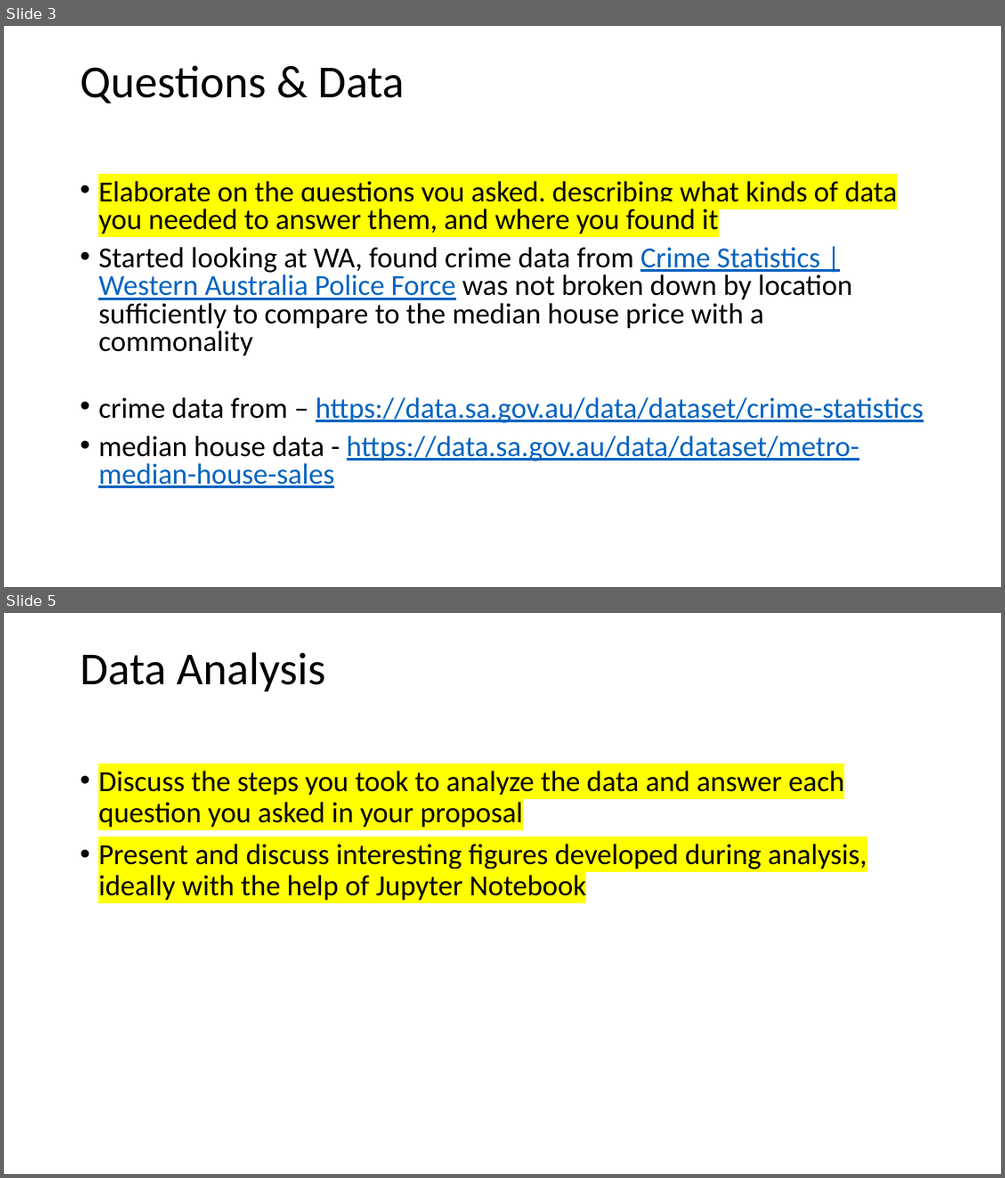
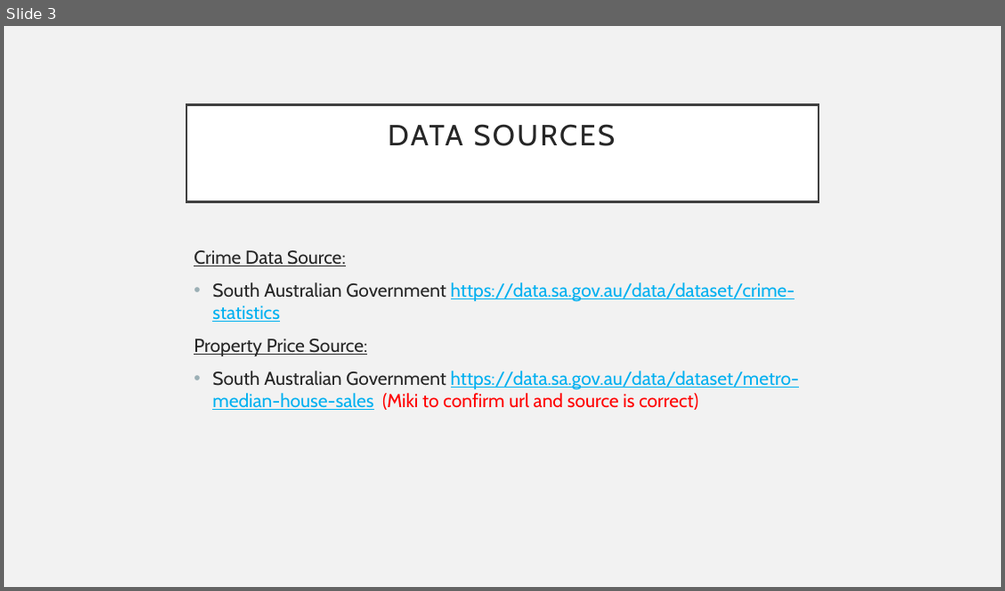
Before and after one commit to Sprettle/Chevrolet-Chilis, a slide deck: Project 1 Presentation.pptx. Shown one above the other, each under a label of ours: slides 3 and 5 before the commit, slide 3 after it; the slides between them are not shown. The pictures are 1005x1178 and 1005x591 pixels, drawn with LibreOffice and Linux fonts; fonts in the diff are those of the drawing. Boxes give left, top, right and bottom in pixels: in the first picture for what was removed or moved away, otherwise in the second. Text is boxed around its words. In the diff, an @@ line names an element or a change of style, - is before the commit and + after.

```diff
--- a/Project 1 Presentation.pptx
+++ b/Project 1 Presentation.pptx
@@ slide 5 removed at bbox=[4, 613, 1001, 1174], background #FFFFFF @@
@@ title removed at bbox=[80, 652, 326, 692] @@
-Data Analysis
@@ text removed at bbox=[98, 771, 866, 900] @@
-• Discuss the steps you took to analyze the data and answer each question you asked in your proposal
-• Present and discuss interesting figures developed during analysis, ideally with the help of Jupyter Notebook
@@ slide 3 changed as well @@
@@ background #FFFFFF to #F2F2F2 @@
@@ title "DATA SOURCES": place and size @@
-title "DATA SOURCES" at bbox=[80, 65, 404, 103]
+title "DATA SOURCES" at bbox=[186, 104, 818, 201]
@@ title "DATA SOURCES" at bbox=[186, 104, 818, 201]: fill none to #FFFFFF; outline none to #404040 2.5 pt @@
@@ title at bbox=[388, 124, 615, 146]: text changed; size 44 to 28 pt; font Calibri to Cabin; text colour #000000 to #262626 @@
-Questions & Data
+DATA SOURCES
@@ text at bbox=[194, 250, 799, 410]: text changed; size 28 to 18 pt; font Calibri to Cabin; text colour #000000 to #00B0F0 @@
-• Elaborate on the questions you asked, describing what kinds of data you needed to answer them, and where you found it
-• Started looking at WA, found crime data from Crime Statistics | Western Australia Police Force was not broken down by location sufficiently to compare to the median house price with a commonality
-• crime data from – https://data.sa.gov.au/data/dataset/crime-statistics
-• median house data - https://data.sa.gov.au/data/dataset/metro-median-house-sales
+Crime Data Source:
+• South Australian Government https://data.sa.gov.au/data/dataset/crime-statistics
+Property Price Source:
+• South Australian Government https://data.sa.gov.au/data/dataset/metro-median-house-sales (Miki to confirm url and source is correct)
```
Also in this commit, not shown: 4 other slides changed, 9 slides added, 4 other slides removed, 1 other file.
